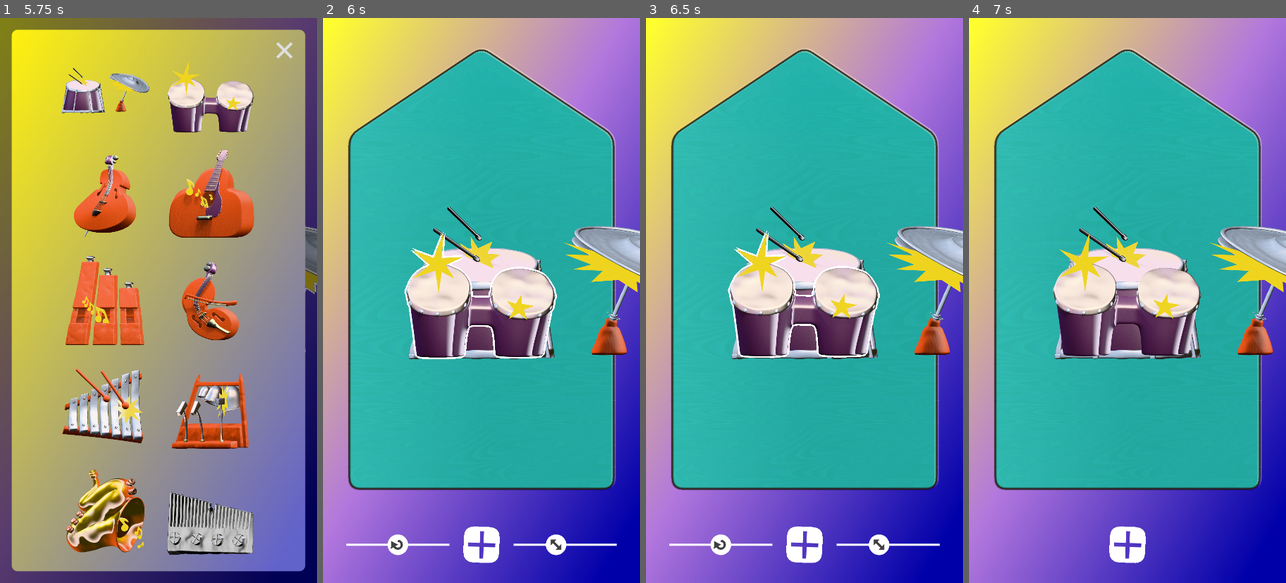
Above: before the commit, frames 1-4 (left to right).
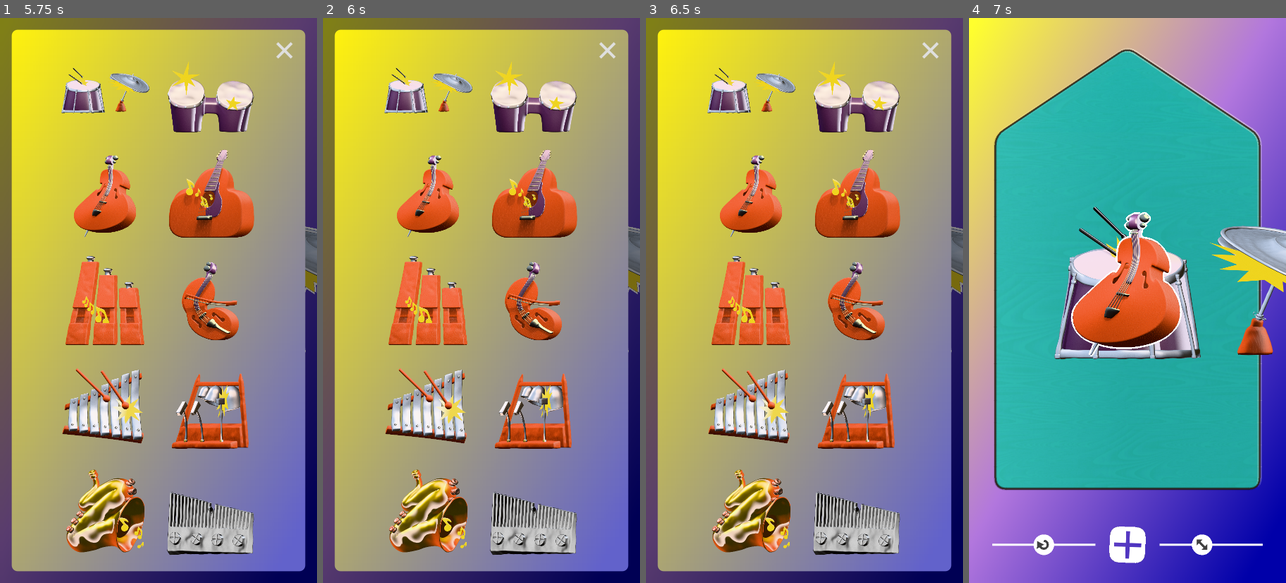
Above: after the commit, the same moments.

Repository: jwotto/speelklok-museum
Game: Godot game, scene res://scenes/main.tscn
The game is run twice, just before and just after one commit, with the same random seed, the same clock (stepped at 60 frames per second) and the same inputs.
Inputs (mouse positions are in pixels of both pictures, inside the frame that each line leads up to):
- Up to frame 1 (5.75 s): click (158, 543) at 0.5 s; tap Enter at 1.25 s; move the mouse to (228, 272) at 1.27 s; tap 1 at 1.35 s; click (228, 272) at 1.42 s; click (158, 543) at 2 s; drag from (95, 328) to (142, 413) at 2.77 s; click (158, 543) at 3.5 s; click (104, 91) at 4.27 s; click (158, 543) at 5 s
- Up to frame 2 (6 s): click (535, 91) at 5.77 s
- Up to frame 3 (6.5 s): no input
- Up to frame 4 (7 s): click (1073, 193) at 6.52 s

Frame 1 is identical in both runs. In frame 2, 100% of the frame differs, in the area x 0-100%, y 0-100%; in frame 3, 100%; in frame 4, 8.0%.

Commit message:
🎯 Fix pixel-detectie voor VRAM-compressed textures
Image.decompress() na get_image() zodat get_pixel() correct werkt
met compress/mode=2 textures. Picker click via _has_point() pixel
check i.p.v. bounding box.

Dit sluit de optimalisatie-reeks af (244b43f → 272919c → dit).

Co-Authored-By: Claude Opus 4.6 <noreply@anthropic.com>

Diff:
--- a/scenes/fase_sticker_placer/onderdelen/sticker.gd
+++ b/scenes/fase_sticker_placer/onderdelen/sticker.gd
@@ -513,9 +513,11 @@
 	if abs(local.x) >= size.x / 2 + margin_local or abs(local.y) >= size.y / 2 + margin_local:
 		return false
 
-	# Laad image lazy (alleen eerste keer)
+	# Laad image lazy (decompress nodig voor VRAM-compressed textures)
 	if _hit_image == null:
 		_hit_image = texture.get_image()
+		if _hit_image and not _hit_image.is_empty():
+			_hit_image.decompress()
 
 	# Converteer naar texture coördinaten (0,0 = linksboven)
 	var tex_x = int(local.x + size.x / 2)
--- a/scenes/fase_sticker_placer/onderdelen/sticker_picker.gd
+++ b/scenes/fase_sticker_placer/onderdelen/sticker_picker.gd
@@ -154,7 +154,7 @@
 			btn.texture_normal = sprites[0].texture
 		else:
 			btn = _picker_btn_script.new()
-			btn.hit_margin = 30.0
+			btn.hit_margin = 2.0
 			btn.texture_normal = sprites[0].texture
 			btn.self_modulate = Color(1, 1, 1, 0)  # Verberg button tekening
 		btn.ignore_texture_size = true
@@ -183,7 +183,7 @@
 			# Vaste random hoek per knop
 			btn.set_meta("hover_angle", deg_to_rad(randf_range(-6.0, 6.0)))
 
-			# Hover en press effecten
+			# Hover via Godot's _has_point() pixel-detectie
 			btn.mouse_entered.connect(_on_btn_activate.bind(btn))
 			btn.mouse_exited.connect(_on_btn_deactivate.bind(btn))
 			btn.button_down.connect(_on_btn_activate.bind(btn))
@@ -353,8 +353,8 @@
 	if Engine.is_editor_hint() or not _is_open:
 		return
 	if event is InputEventMouseButton and not event.pressed and event.button_index == MOUSE_BUTTON_LEFT:
-		# Check sticker knoppen
-		var btn = _find_btn_at(event.position)
+		# Check sticker knoppen via pixel-detectie
+		var btn = _find_btn_with_has_point(event.position)
 		if btn:
 			var scene = btn.get_meta("scene", null) as PackedScene
 			if scene:
@@ -372,12 +372,16 @@
 			get_viewport().set_input_as_handled()
 
 
-func _find_btn_at(pos: Vector2) -> TextureButton:
-	## Vind de sticker-knop op de gegeven screen positie
+func _find_btn_with_has_point(pos: Vector2) -> TextureButton:
+	## Vind de sticker-knop via pixel-detectie (_has_point)
 	for btn in _grid.get_children():
 		if btn is TextureButton and btn.get_global_rect().has_point(pos):
-			return btn
+			var local = pos - btn.global_position
+			if btn._has_point(local):
+				return btn
 	return null
+
+
 
 
 func _on_sticker_pressed(scene: PackedScene, btn: TextureButton) -> void:
--- a/scenes/fase_sticker_placer/onderdelen/sticker_picker_button.gd
+++ b/scenes/fase_sticker_placer/onderdelen/sticker_picker_button.gd
@@ -3,19 +3,21 @@
 
 ## TextureButton met pixel-detectie en marge, zoals Sticker._hit_test()
 
-var hit_margin: float = 30.0
+var hit_margin: float = 2.0
 var _hit_image: Image = null
 
 
 func _has_point(point: Vector2) -> bool:
 	if texture_normal == null:
-		return Rect2(Vector2.ZERO, size).has_point(point)
+		return false
 
-	# Lazy load image
+	# Lazy load image (decompress nodig voor VRAM-compressed textures)
 	if _hit_image == null:
 		_hit_image = texture_normal.get_image()
-	if _hit_image == null:
-		return Rect2(Vector2.ZERO, size).has_point(point)
+		if _hit_image and not _hit_image.is_empty():
+			_hit_image.decompress()
+	if _hit_image == null or _hit_image.is_empty():
+		return false
 
 	# Bereken display rect (STRETCH_KEEP_ASPECT_CENTERED)
 	var tex_size = Vector2(texture_normal.get_size())
